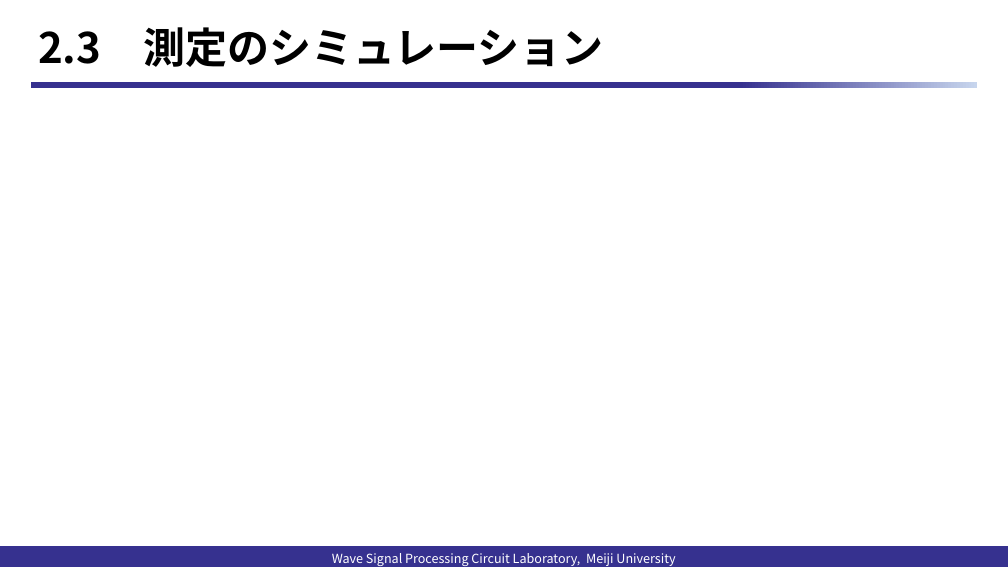
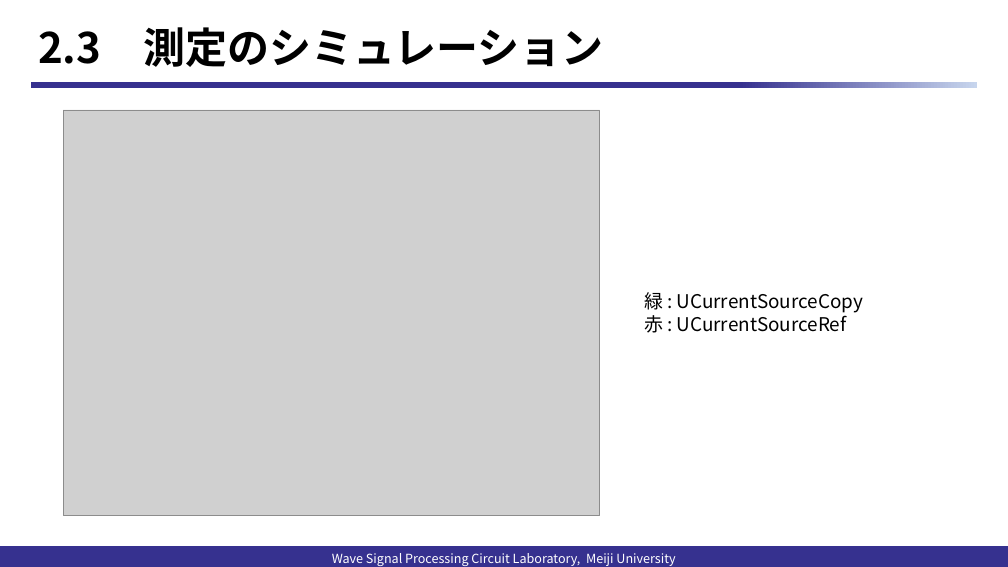
Before and after one commit to kjm-desktop10400/reserch, a slide deck: slide 11 of folded_gilbert/試作/TO資料/20240223TO.pptx. Drawn at 1008x567 pixels with LibreOffice and Linux fonts; fonts in the diff are those of the drawing; grey boxes stand for pictures; background and template pictures are left out. Boxes give left, top, right and bottom in pixels: in the first picture for what was removed or moved away, otherwise in the second. Text is boxed around its words. In the diff, an @@ line names an element or a change of style, - is before the commit and + after.

```diff
--- a/folded_gilbert/試作/TO資料/20240223TO.pptx
+++ b/folded_gilbert/試作/TO資料/20240223TO.pptx
@@ picture added at [63,110,600,516] @@
@@ text added at [644,292,863,333], 18 pt, text #000000 @@
+緑 : UCurrentSourceCopy
+赤 : UCurrentSourceRef
```
Also in this commit, not shown: 2 other slides changed, 3 other files.
